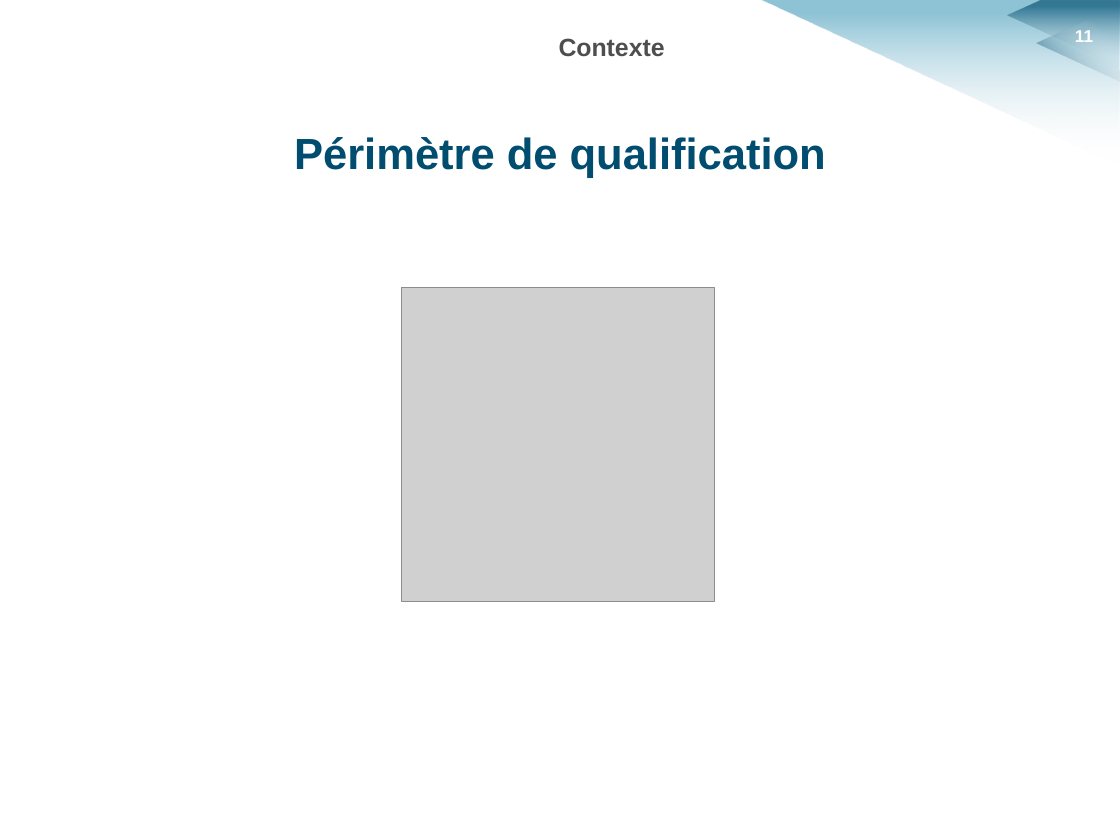
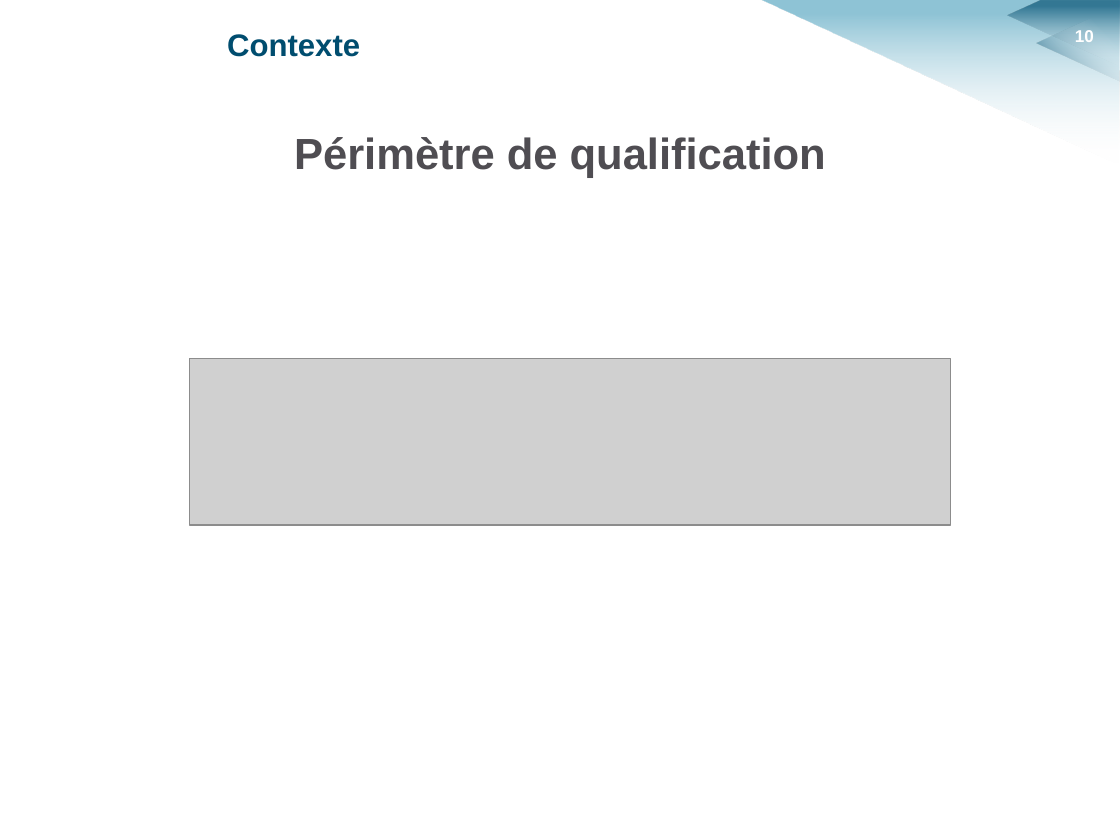
Before and after one commit to HKervadec/korrigolo, a slide deck: slide 10 of soutenances/planification/soutenance_planification.pptx (slide 11 before the commit). Drawn at 1120x840 pixels with LibreOffice and Linux fonts; fonts in the diff are those of the drawing; grey boxes stand for pictures; background and template pictures are left out. Boxes give left, top, right and bottom in pixels: in the first picture for what was removed or moved away, otherwise in the second. Text is boxed around its words. In the diff, an @@ line names an element or a change of style, - is before the commit and + after.

```diff
--- a/soutenances/planification/soutenance_planification.pptx
+++ b/soutenances/planification/soutenance_planification.pptx
@@ text "Contexte" at [227,34,360,57]: size 16 to 20 pt, text colour #4F4D50 to #004D6F; alignment centre to left @@
@@ page number at [1075,30,1094,42]: text changed @@
-11
+10
@@ text "Périmètre de qualification" at [294,137,826,178]: text colour #004D6F to #4F4D52 @@
@@ picture removed at [401,288,715,601] @@
@@ picture added at [189,358,950,525] @@
```
Also in this commit, not shown: 15 other slides changed, 4 slides added, 2 slides removed, 5 other files.
